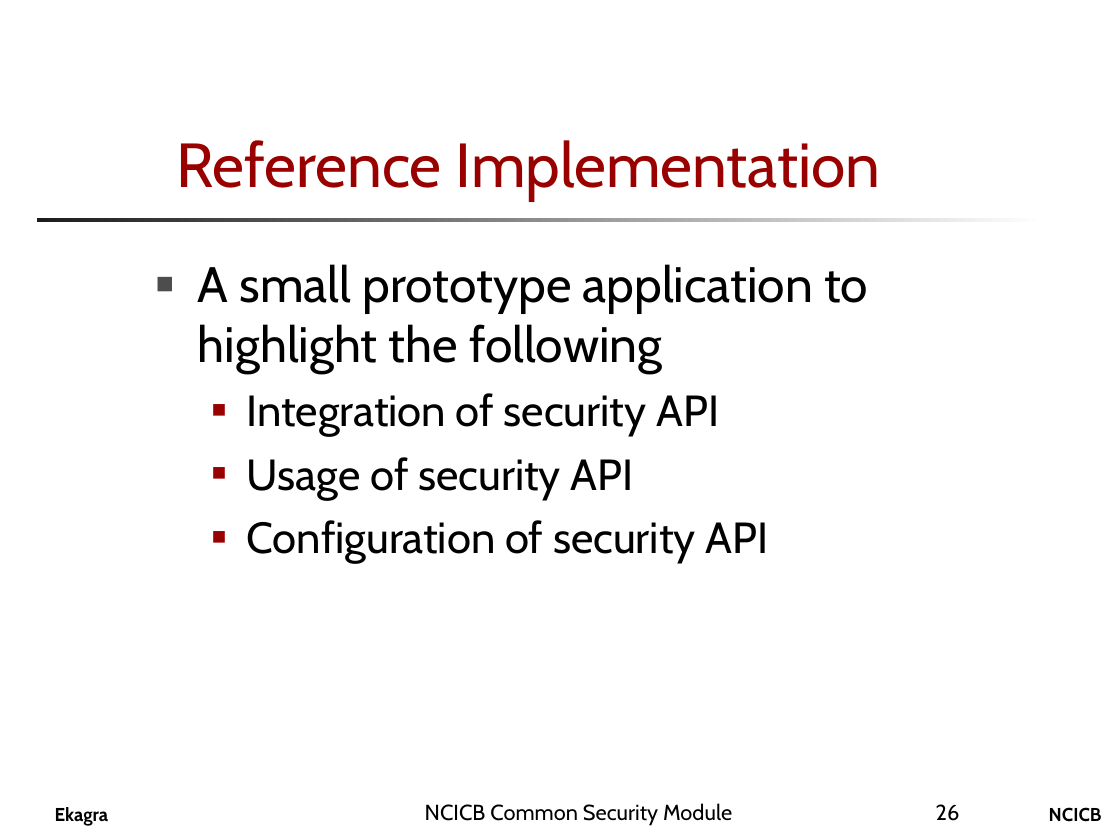
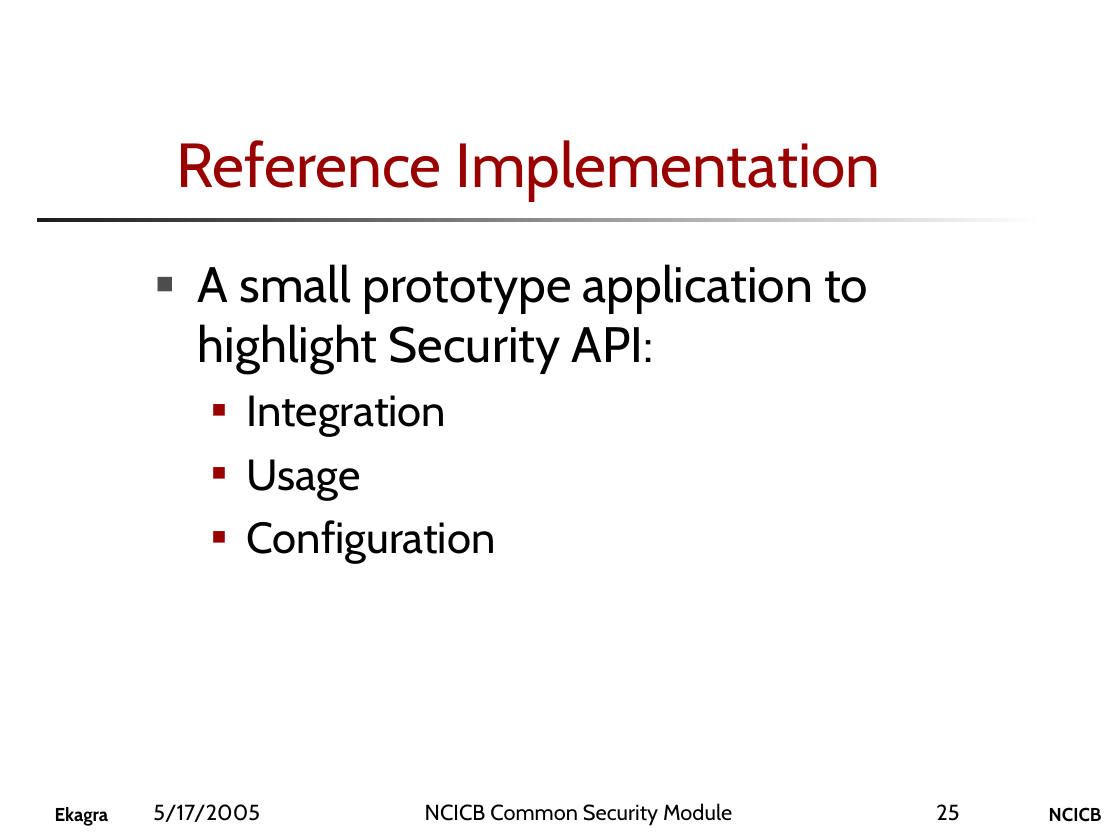
Before and after one commit to CBIIT/common-security-module-docs, a slide deck: slide 25 of Presentations/CSM_Presentation.ppt (slide 26 before the commit). Drawn at 1120x840 pixels with LibreOffice and Linux fonts; fonts in the diff are those of the drawing; background and template pictures are left out. Boxes give left, top, right and bottom in pixels: in the first picture for what was removed or moved away, otherwise in the second. Text is boxed around its words. In the diff, an @@ line names an element or a change of style, - is before the commit and + after.

```diff
--- a/Presentations/CSM_Presentation.ppt
+++ b/Presentations/CSM_Presentation.ppt
@@ text at (x1=198, y1=264, x2=868, y2=563): text changed; size 28 to 32 pt @@
-■ A small prototype application to highlight the following
-  ■ Integration of security API
-  ■ Usage of security API
-  ■ Configuration of security API
+■ A small prototype application to highlight Security API:
+  ■ Integration
+  ■ Usage
+  ■ Configuration
@@ text added at (x1=153, y1=804, x2=260, y2=822), 14 pt, text #000000 @@
+5/17/2005
@@ page number at (x1=936, y1=804, x2=959, y2=821): text changed @@
-26
+25
```
Also in this commit, not shown: 30 other slides changed, 3 slides added, 3 slides removed.
